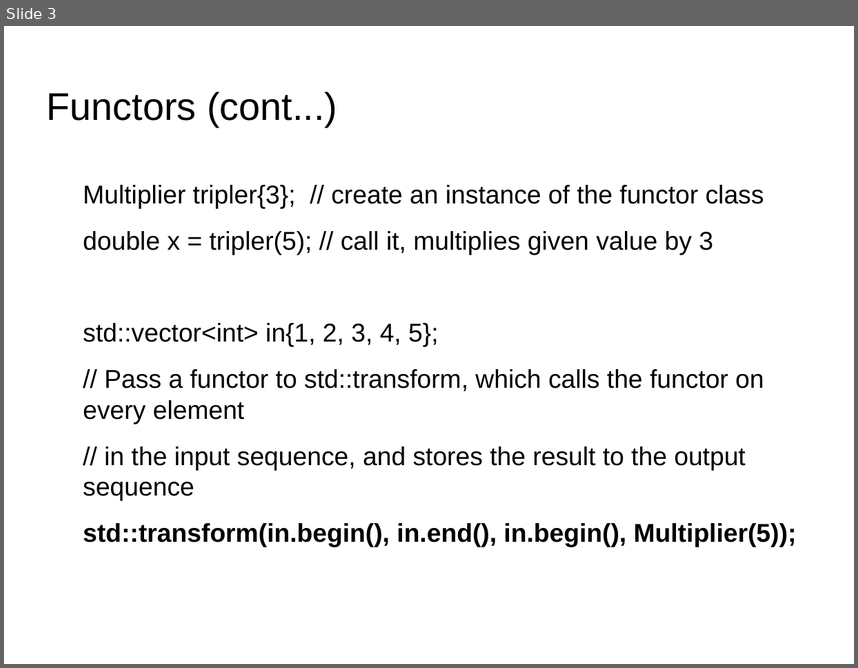
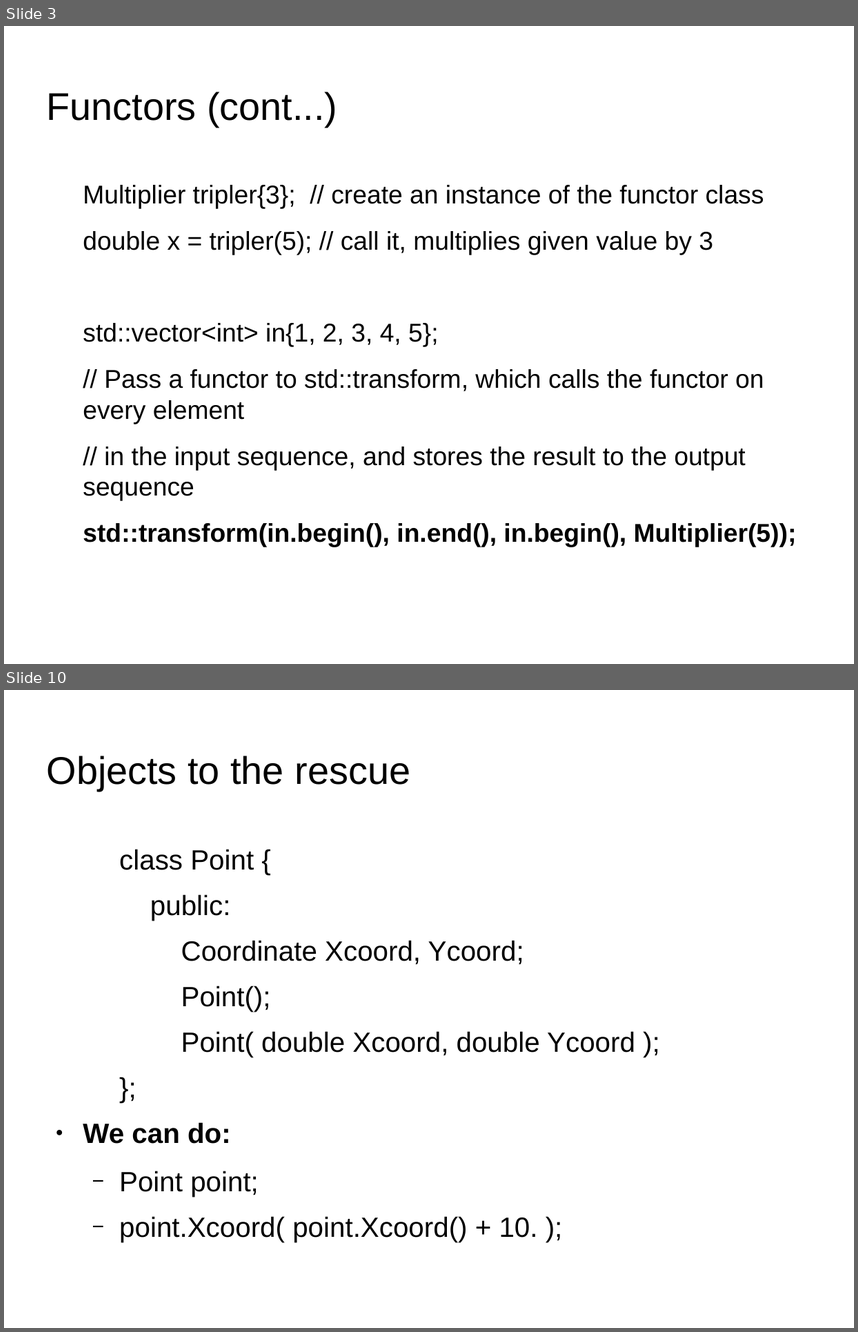
Before and after one commit to kks32/cpp-software-development, a slide deck: Ex15_Functors/Ex15_Functors.odp. Shown one above the other, each under a label of ours: slide 3 before the commit, slides 3 and 10 after it; the slides between them are not shown. The pictures are 858x668 and 858x1332 pixels, drawn with LibreOffice and Linux fonts; fonts in the diff are those of the drawing; background and template pictures are left out. Boxes give left, top, right and bottom in pixels: in the first picture for what was removed or moved away, otherwise in the second. Text is boxed around its words. In the diff, an @@ line names an element or a change of style, - is before the commit and + after.

```diff
--- a/Ex15_Functors/Ex15_Functors.odp
+++ b/Ex15_Functors/Ex15_Functors.odp
@@ slide 10 added at (4, 690, 854, 1328), background picture (left out) @@
@@ title added at (47, 756, 410, 791), 36 pt, text #000000 @@
+Objects to the rescue
@@ text added at (83, 849, 635, 1242), 26 pt, text #000000 @@
+  class Point {
+  public:
+  Coordinate Xcoord, Ycoord;
+  Point();
+  Point( double Xcoord, double Ycoord );
+  };
+● We can do:
+  − Point point;
+  − point.Xcoord( point.Xcoord() + 10. );
```
Also in this commit, not shown: 8 other slides added, 2 other files.
